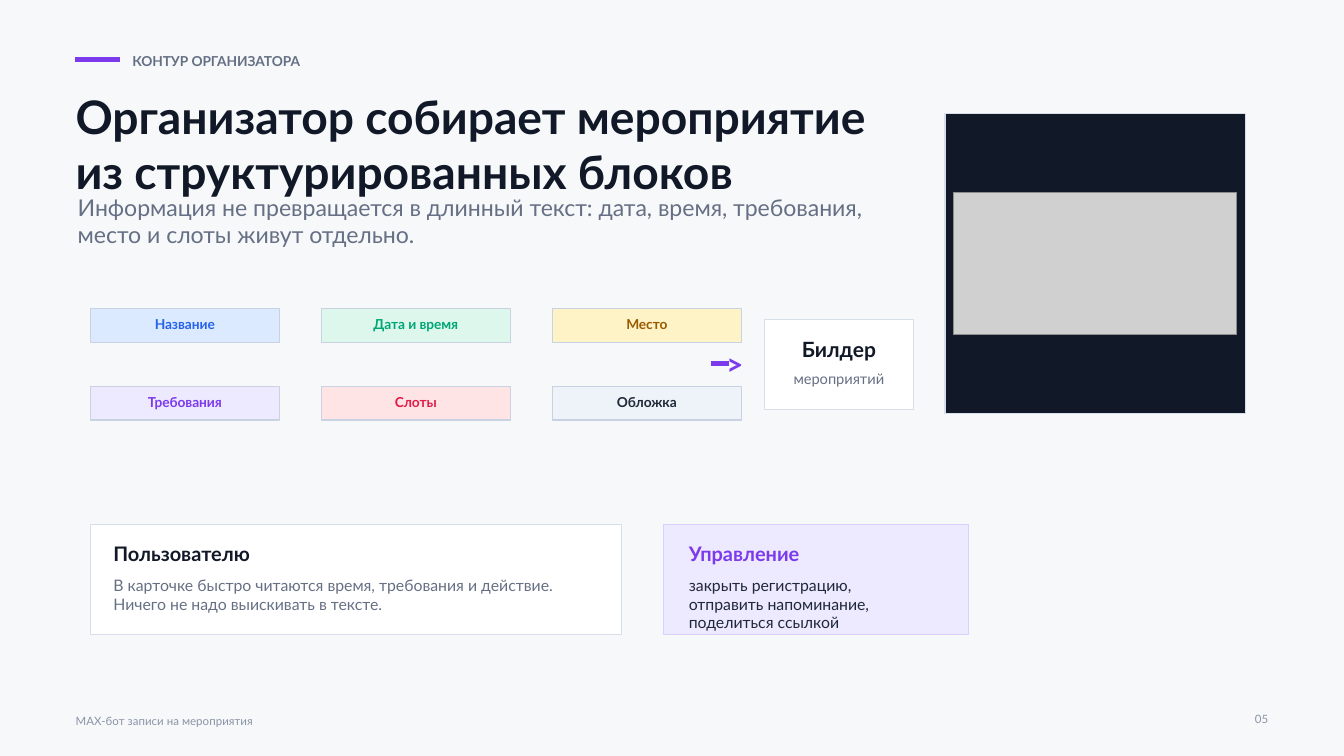
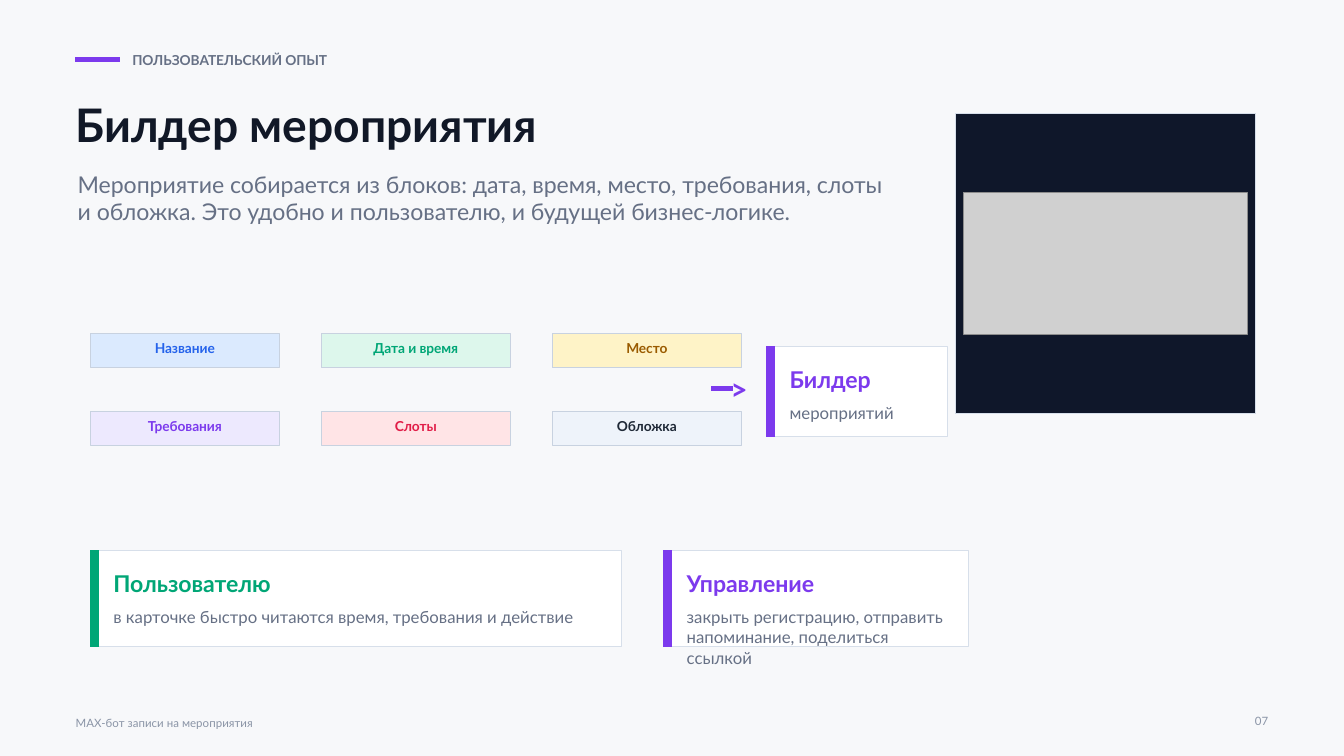
Before and after one commit to ThereDrD0/max, a slide deck: slide 7 of docs/presentations/max-bot-meetup.pptx (slide 5 before the commit). Drawn at 1344x756 pixels with LibreOffice and Linux fonts; fonts in the diff are those of the drawing; grey boxes stand for pictures. Boxes give left, top, right and bottom in pixels: in the first picture for what was removed or moved away, otherwise in the second. Text is boxed around its words. In the diff, an @@ line names an element or a change of style, - is before the commit and + after.

```diff
--- a/docs/presentations/max-bot-meetup.pptx
+++ b/docs/presentations/max-bot-meetup.pptx
@@ text at bbox=[132, 53, 327, 65]: text changed @@
-КОНТУР ОРГАНИЗАТОРА
+ПОЛЬЗОВАТЕЛЬСКИЙ ОПЫТ
@@ text at bbox=[76, 108, 537, 150]: text changed @@
-Организатор собирает мероприятие из структурированных блоков
+Билдер мероприятия
@@ rectangle: place and size @@
-rectangle at bbox=[946, 113, 1246, 413]
+rectangle at bbox=[956, 113, 1256, 413]
@@ rectangle at bbox=[956, 113, 1256, 413]: fill #111827 to #0F172A @@
@@ text at bbox=[78, 176, 882, 224]: text changed @@
-Информация не превращается в длинный текст: дата, время, требования, место и слоты живут отдельно.
+Мероприятие собирается из блоков: дата, время, место, требования, слоты и обложка. Это удобно и пользователю, и будущей бизнес-логике.
@@ picture: place and size @@
-picture at bbox=[954, 193, 1237, 335]
+picture at bbox=[964, 193, 1247, 335]
@@ vertical alignment middle to top in 6 elements at bbox=[148, 421, 222, 434], bbox=[395, 421, 437, 431], bbox=[617, 421, 677, 431], bbox=[155, 343, 215, 353], bbox=[373, 343, 459, 356], bbox=[626, 343, 667, 353] @@
@@ rectangle: place and size @@
-rectangle at bbox=[712, 361, 729, 365]
+rectangle at bbox=[766, 347, 774, 438]
@@ rectangle: place and size @@
-rectangle at bbox=[764, 320, 913, 410]
+rectangle at bbox=[766, 347, 947, 438]
@@ rectangle added at bbox=[712, 386, 733, 390], fill #7C3AED, outline #7C3AED 0 pt @@
@@ text ">": place and size @@
-text ">" at bbox=[725, 345, 746, 383]
+text ">" at bbox=[729, 370, 750, 408]
@@ text "Билдер": place and size @@
-text "Билдер" at bbox=[802, 341, 876, 361]
+text "Билдер" at bbox=[790, 371, 871, 392]
@@ text "Билдер" at bbox=[790, 371, 871, 392]: size 15 to 16.5 pt, text colour #111827 to #7C3AED; alignment centre to left @@
@@ 6 texts, 6 rectangles: place and size @@
-6 texts, 6 rectangles at bbox=[91, 309, 742, 419]
+6 texts, 6 rectangles at bbox=[91, 334, 742, 445]
@@ text "мероприятий": place and size @@
-text "мероприятий" at bbox=[794, 373, 885, 387]
+text "мероприятий" at bbox=[790, 407, 894, 422]
@@ text "мероприятий" at bbox=[790, 407, 894, 422]: size 10.5 to 12 pt; alignment centre to left @@
@@ rectangle: place and size @@
-rectangle at bbox=[91, 525, 622, 634]
+rectangle at bbox=[91, 551, 622, 647]
@@ rectangle added at bbox=[91, 551, 99, 647], fill #00A676, outline #00A676 0 pt @@
@@ rectangle: place and size @@
-rectangle at bbox=[663, 525, 968, 634]
+rectangle at bbox=[663, 551, 968, 647]
@@ rectangle at bbox=[663, 551, 968, 647]: fill #EDE9FE to #FFFFFF; outline #D9D0FF 0.75 pt to #D7DFEA 0.75 pt @@
@@ rectangle added at bbox=[663, 551, 671, 647], fill #7C3AED, outline #7C3AED 0 pt @@
@@ text "Пользователю": place and size @@
-text "Пользователю" at bbox=[113, 546, 250, 561]
+text "Пользователю" at bbox=[113, 575, 270, 592]
@@ text "Пользователю" at bbox=[113, 575, 270, 592]: size 14.2 to 16.5 pt, text colour #111827 to #00A676 @@
@@ text "Управление": place and size @@
-text "Управление" at bbox=[689, 546, 800, 565]
+text "Управление" at bbox=[687, 575, 815, 596]
@@ text "Управление" at bbox=[687, 575, 815, 596]: size 14.2 to 16.5 pt @@
@@ text at bbox=[113, 611, 573, 626]: text changed; size 11.2 to 12 pt @@
-В карточке быстро читаются время, требования и действие. Ничего не надо выискивать в тексте.
+в карточке быстро читаются время, требования и действие
@@ text "закрыть регистрацию, отправить напоминание, поделиться ...": place and size @@
-text "закрыть регистрацию, отправить напоминание, поделиться ..." at bbox=[689, 583, 870, 631]
+text "закрыть регистрацию, отправить напоминание, поделиться ..." at bbox=[687, 614, 943, 664]
@@ text "закрыть регистрацию, отправить напоминание, поделиться ..." at bbox=[687, 614, 943, 664]: size 11.2 to 12 pt, text colour #1F2937 to #667085 @@
@@ text removed at bbox=[1255, 715, 1268, 723] @@
-05
@@ text added at bbox=[1255, 717, 1268, 725], 8.2 pt, text #8A94A6 @@
+07
```
Also in this commit, not shown: 3 other slides changed, 10 slides added, 7 slides removed.
